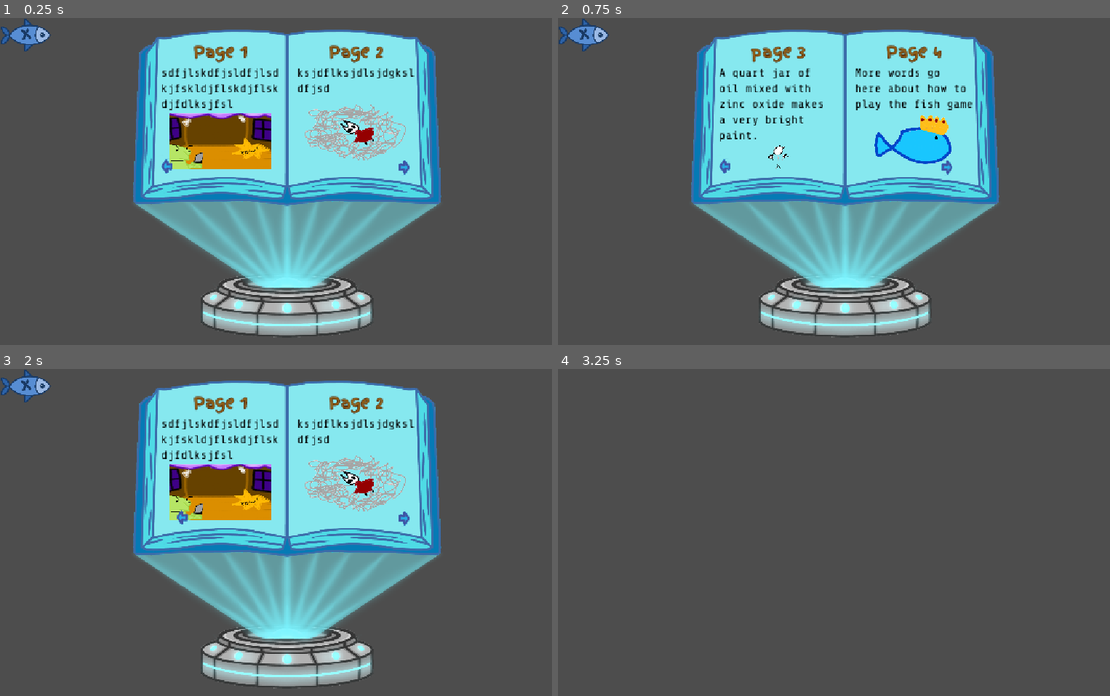
Above: before the commit, frames 1-4 (two rows, left to right).
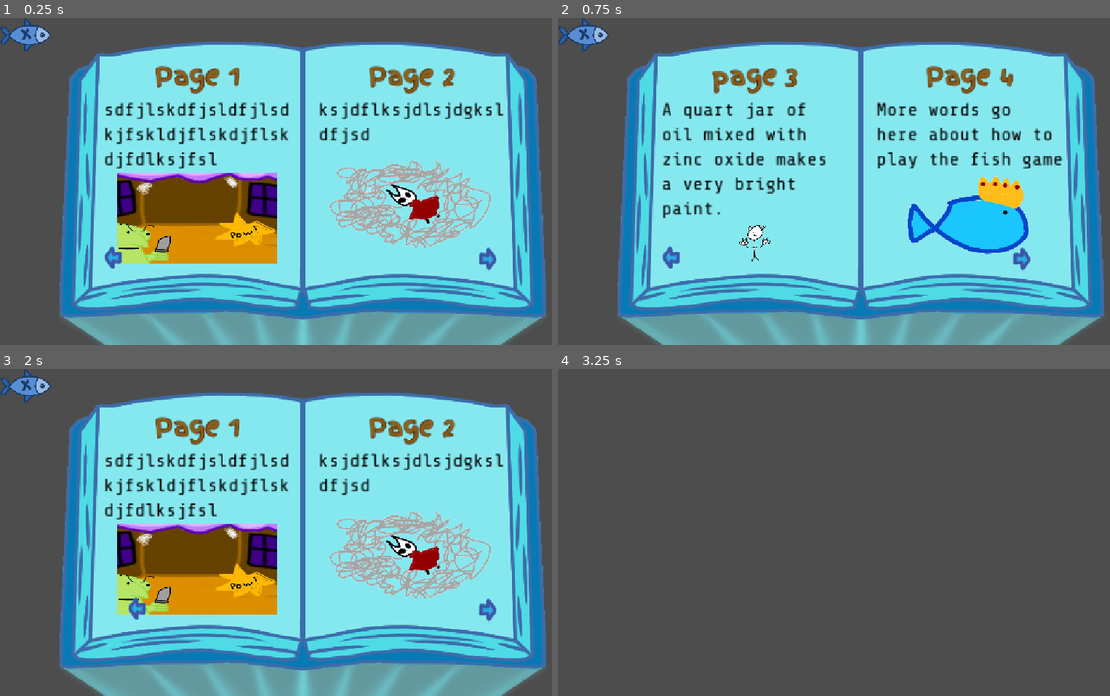
Above: after the commit, the same moments.

Repository: gmuGADIG/King-Fisher
Game: Godot game, scene res://ui/tutorial/tutorial.tscn
The game is run twice, just before and just after one commit, with the same random seed, the same clock (stepped at 60 frames per second) and the same inputs. This scene is started directly instead of the project's main scene. The engine's default icon, where the game draws it, is replaced by a stand-in: a white triangle on a blue panel in a dark square. Sound files missing from this copy of the repository are replaced by a short silence.
Inputs (mouse positions are in pixels of both pictures, inside the frame that each line leads up to; where the layout moved, square brackets give the same spot in the first picture):
- Up to frame 1 (0.25 s): no input
- Up to frame 2 (0.75 s): click (1043, 263) [960, 168] at 0.5 s
- Up to frame 3 (2 s): click (115, 604) [165, 516] at 1.25 s
- Up to frame 4 (3.25 s): click (585, 385) at 2 s; tap Enter (test1) at 2.75 s; move the mouse to (977, 516) at 2.77 s; hold Right from 2.78 s (still down); hold = (add_fish) from 2.78 s (still down); click (977, 516) at 2.92 s; tap Space (jump) at 3.02 s

The runs differ from the first frame. In frame 1, 69% of the frame differs, in the area x 10-99%, y 3-100%; in frame 2, 66%; in frame 3, 69%; in frame 4, nothing differs.

Commit message:
scale up tutorial ui

Diff:
--- a/ui/tutorial/tutorial.tscn
+++ b/ui/tutorial/tutorial.tscn
@@ -77,8 +77,11 @@
 
 [node name="Background" type="TextureRect" parent="." unique_id=1440524425]
 layout_mode = 0
-offset_right = 1152.0
-offset_bottom = 648.0
+offset_left = -299.0
+offset_top = 10.0
+offset_right = 853.0
+offset_bottom = 658.0
+scale = Vector2(1.5807521, 1.5807521)
 texture = ExtResource("3_lqqlb")
 expand_mode = 1
 stretch_mode = 5
